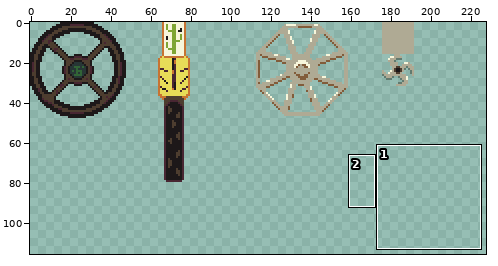
Edited in one commit: pixel-art file (models/items.aseprite). Above: a wide view before the commit, with the close-up outlined.
Close-up. The starting point:
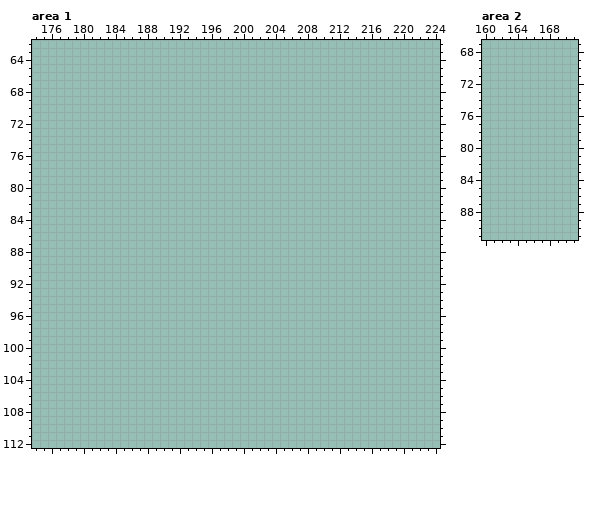
256x256 pixels, 1 frame. Shown: area 1: x 174..224, y 62..112; area 2: x 160..171, y 67..91. The wide view leaves out empty margins. The commit also changed other parts of the picture, which this record leaves out.
New version:
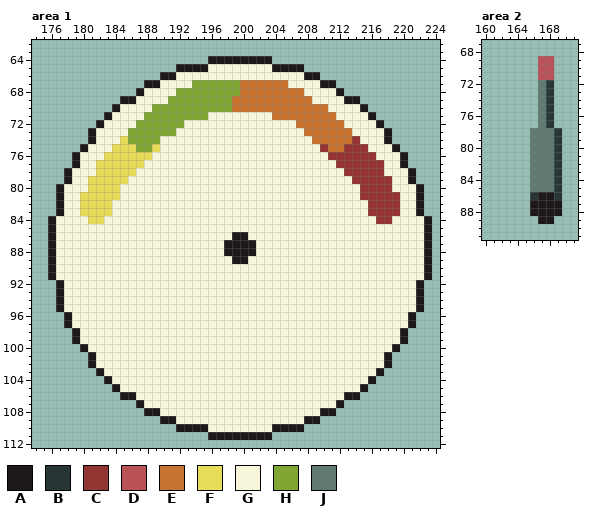
Palette (. is transparent): A #1d1819  B #273635  C #933633  D #b95358  E #c77331  F #e7dc58  G #f7f6db  H #7fa533  J #617a6f
The exact change:
Area 1, layer "Layer 1":
y 64: x 196..203 ........ -> AAAAAAAA
y 65: x 192..207 ................ -> AAAAGGGGGGGGAAAA
y 66: x 190..209 .................... -> AAGGGGGGGGGGGGGGGGAA
y 67: x 188..211 ........................ -> AAGGGGHHHHHHEEEEEEGGGGAA
y 68: x 187..212 .......................... -> AGGGGHHHHHHHHEEEEEEEEGGGGA
y 69: x 185..214 .............................. -> AAGGGGHHHHHHHHEEEEEEEEEEGGGGAA
y 70: x 184..215 ................................ -> AGGGGHHHHHHHHHHEEEEEEEEEEEEGGGGA
y 71: x 183..216 .................................. -> AGGGGHHHHHHHHGGGGGGGGEEEEEEEEGGGGA
y 72: x 182..217 .................................... -> AGGGGHHHHHHGGGGGGGGGGGGGGEEEEEEGGGGA
y 73: x 181..218 ...................................... -> AGGGGHHHHHHGGGGGGGGGGGGGGGGEEEEEEGGGGA
y 74: x 181..218 ...................................... -> AGGGFHHHHGGGGGGGGGGGGGGGGGGGEEEEECGGGA
y 75: x 180..219 ........................................ -> AGGGFFFHHFGGGGGGGGGGGGGGGGGGGGCEECCCGGGA
y 76: x 179..220 .......................................... -> AGGGFFFFFFGGGGGGGGGGGGGGGGGGGGGGCCCCCCGGGA
y 77: x 179..220 .......................................... -> AGGFFFFFFGGGGGGGGGGGGGGGGGGGGGGGGCCCCCCGGA
y 78: x 178..221 ............................................ -> AGGGFFFFFGGGGGGGGGGGGGGGGGGGGGGGGGGCCCCCGGGA
y 79: x 178..221 ............................................ -> AGGFFFFFGGGGGGGGGGGGGGGGGGGGGGGGGGGGCCCCCGGA
y 80: x 177..222 .............................................. -> AGGGFFFFGGGGGGGGGGGGGGGGGGGGGGGGGGGGGGCCCCGGGA
y 81: x 177..222 .............................................. -> AGGFFFFFGGGGGGGGGGGGGGGGGGGGGGGGGGGGGGCCCCCGGA
y 82..83: x 177..222 .............................................. -> AGGFFFFGGGGGGGGGGGGGGGGGGGGGGGGGGGGGGGGCCCCGGA
y 84: x 176..223 ................................................ -> AGGGGFFGGGGGGGGGGGGGGGGGGGGGGGGGGGGGGGGGGCCGGGGA
y 85: x 176..223 ................................................ -> AGGGGGGGGGGGGGGGGGGGGGGGGGGGGGGGGGGGGGGGGGGGGGGA
y 86: x 176..223 ................................................ -> AGGGGGGGGGGGGGGGGGGGGGGAAGGGGGGGGGGGGGGGGGGGGGGA
y 87..88: x 176..223 ................................................ -> AGGGGGGGGGGGGGGGGGGGGGAAAAGGGGGGGGGGGGGGGGGGGGGA
y 89: x 176..223 ................................................ -> AGGGGGGGGGGGGGGGGGGGGGGAAGGGGGGGGGGGGGGGGGGGGGGA
y 90..91: x 176..223 ................................................ -> AGGGGGGGGGGGGGGGGGGGGGGGGGGGGGGGGGGGGGGGGGGGGGGA
y 92..95: x 177..222 .............................................. -> AGGGGGGGGGGGGGGGGGGGGGGGGGGGGGGGGGGGGGGGGGGGGA
y 96..97: x 178..221 ............................................ -> AGGGGGGGGGGGGGGGGGGGGGGGGGGGGGGGGGGGGGGGGGGA
y 98..99: x 179..220 .......................................... -> AGGGGGGGGGGGGGGGGGGGGGGGGGGGGGGGGGGGGGGGGA
y 100: x 180..219 ........................................ -> AGGGGGGGGGGGGGGGGGGGGGGGGGGGGGGGGGGGGGGA
y 101..102: x 181..218 ...................................... -> AGGGGGGGGGGGGGGGGGGGGGGGGGGGGGGGGGGGGA
y 103: x 182..217 .................................... -> AGGGGGGGGGGGGGGGGGGGGGGGGGGGGGGGGGGA
y 104: x 183..216 .................................. -> AGGGGGGGGGGGGGGGGGGGGGGGGGGGGGGGGA
y 105: x 184..215 ................................ -> AGGGGGGGGGGGGGGGGGGGGGGGGGGGGGGA
y 106: x 185..214 .............................. -> AAGGGGGGGGGGGGGGGGGGGGGGGGGGAA
y 107: x 187..212 .......................... -> AGGGGGGGGGGGGGGGGGGGGGGGGA
y 108: x 188..211 ........................ -> AAGGGGGGGGGGGGGGGGGGGGAA
y 109: x 190..209 .................... -> AAGGGGGGGGGGGGGGGGAA
y 110: x 192..207 ................ -> AAAAGGGGGGGGAAAA
y 111: x 196..203 ........ -> AAAAAAAA
Area 2, layer "Layer 1":
y 69..71: x 167..168 .. -> DD
y 72..77: x 167..168 .. -> JB
y 78..85: x 166..169 .... -> JJJB
y 86: x 166..169 .... -> BAAB
y 87..88: x 166..169 .... -> AAAA
y 89: x 167..168 .. -> AA
Changed places in both close-ups, as pixel boxes (x1, y1, x2, y2):
added: (48, 56, 432, 440)
added: (530, 56, 562, 224)
